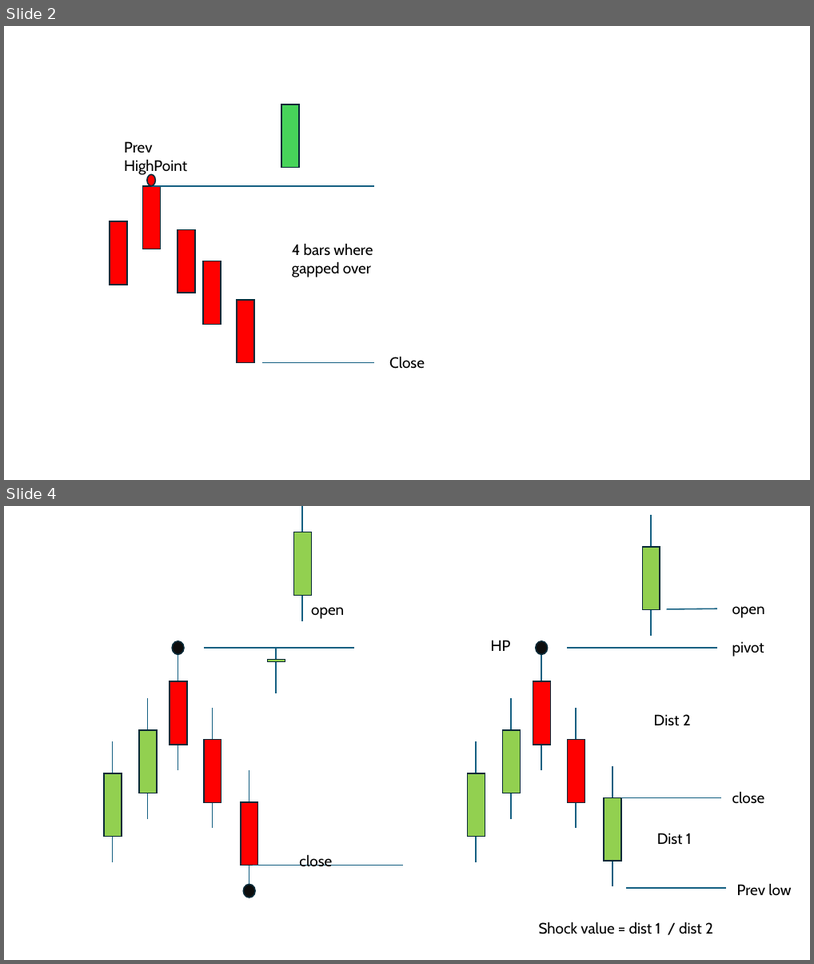
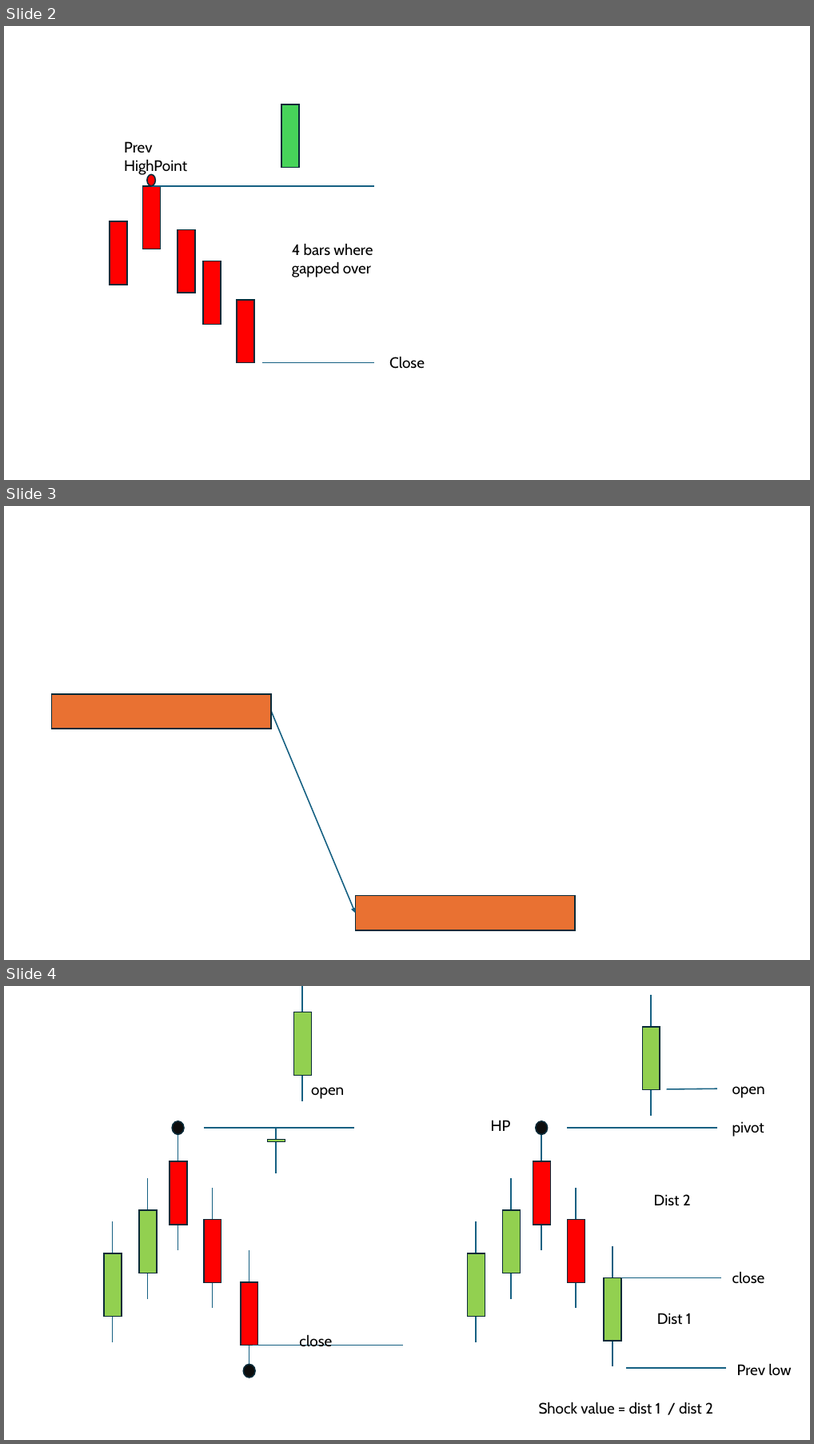
Before and after one commit to Design-01/stockbot_4, a slide deck: architecture.pptx. Shown one above the other, each under a label of ours: slides 2 and 4 before the commit, slides 2, 3 and 4 after it; the slides between them are not shown. The pictures are 814x964 and 814x1444 pixels, drawn with LibreOffice and Linux fonts; fonts in the diff are those of the drawing. Boxes give left, top, right and bottom in pixels: in the first picture for what was removed or moved away, otherwise in the second. Text is boxed around its words. In the diff, an @@ line names an element or a change of style, - is before the commit and + after.

```diff
--- a/architecture.pptx
+++ b/architecture.pptx
@@ slide 3 added at (x1=4, y1=506, x2=810, y2=960), background #FFFFFF @@
@@ rectangle added at (x1=52, y1=694, x2=271, y2=728), fill #E97132, outline #092A39 1.5 pt @@
@@ arrow added from (271, 711) to (355, 912), #156082 1.5 pt @@
@@ rectangle added at (x1=355, y1=896, x2=575, y2=930), fill #E97132, outline #092A39 1.5 pt @@
```
Also in this commit, not shown: 1 slide removed, 4 other files.
